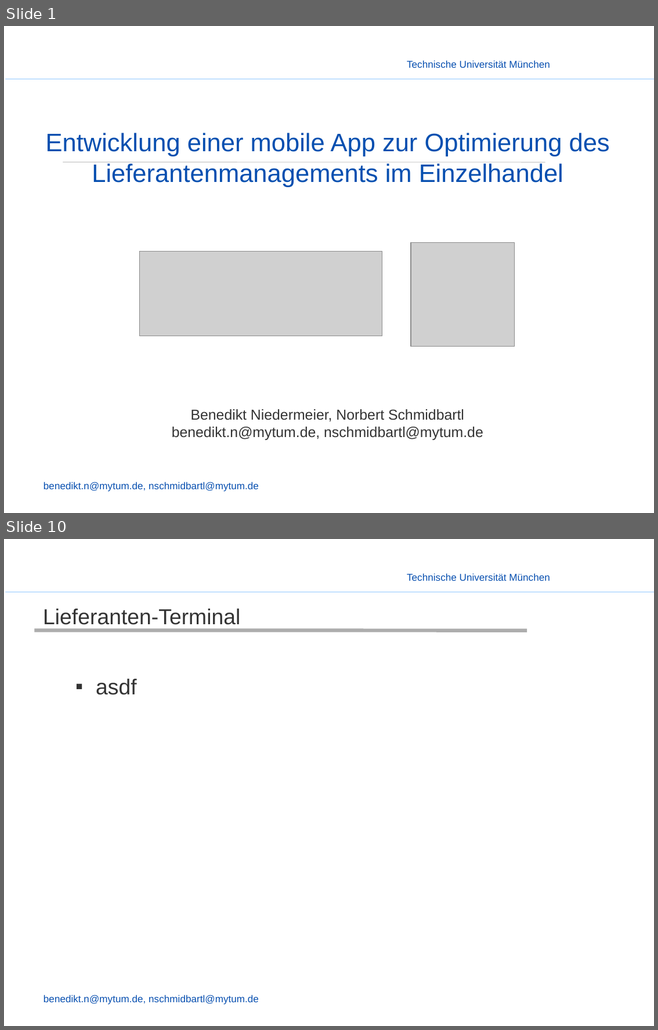
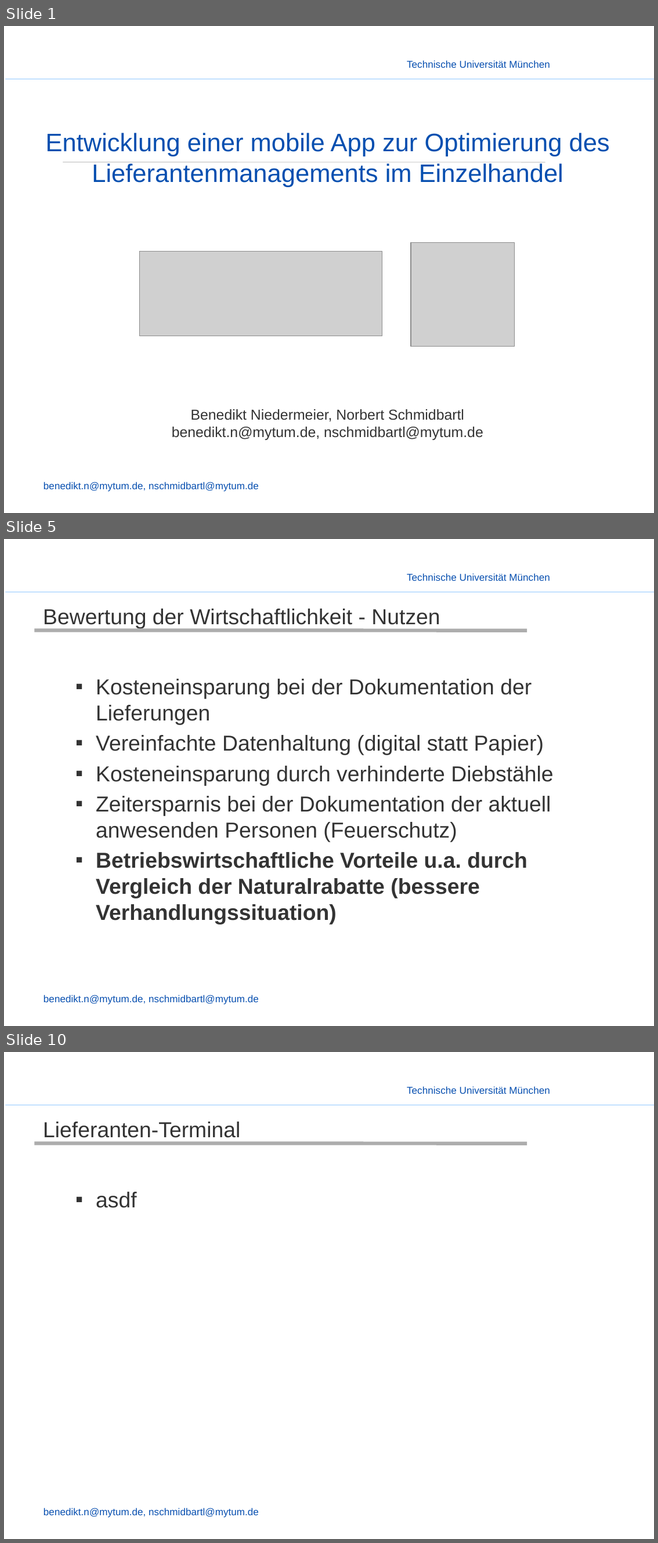
Before and after one commit to enjayes/logistikapp, a slide deck: Präsentation/Presentation - Benjo.pptx. Shown one above the other, each under a label of ours: slides 1 and 10 before the commit, slides 1, 5 and 10 after it; the slides between them are not shown. The pictures are 658x1030 and 658x1543 pixels, drawn with LibreOffice and Linux fonts; fonts in the diff are those of the drawing; grey boxes stand for pictures; background and template pictures are left out. Boxes give left, top, right and bottom in pixels: in the first picture for what was removed or moved away, otherwise in the second. Text is boxed around its words. In the diff, an @@ line names an element or a change of style, - is before the commit and + after.

```diff
--- a/Präsentation/Presentation - Benjo.pptx
+++ b/Präsentation/Presentation - Benjo.pptx
@@ slide 5 added at box(4, 539, 654, 1026), background picture (left out); not listed: 3 template elements that a slide beside it also shows @@
@@ title added at box(43, 609, 440, 629), 24 pt, text #333333 @@
+Bewertung der Wirtschaftlichkeit - Nutzen
@@ line added from (35, 631) to (527, 631), #ADADAD 4 pt @@
@@ text added at box(96, 679, 553, 924), 24 pt, text #333333 @@
+  ▪ Kosteneinsparung bei der Dokumentation der Lieferungen
+  ▪ Vereinfachte Datenhaltung (digital statt Papier)
+  ▪ Kosteneinsparung durch verhinderte Diebstähle
+  ▪ Zeitersparnis bei der Dokumentation der aktuell anwesenden Personen (Feuerschutz)
+  ▪ Betriebswirtschaftliche Vorteile u.a. durch Vergleich der Naturalrabatte (bessere Verhandlungssituation)
```
Also in this commit, not shown: 1 slide changed, 6 other slides added, 7 slides removed, 1 other file.
